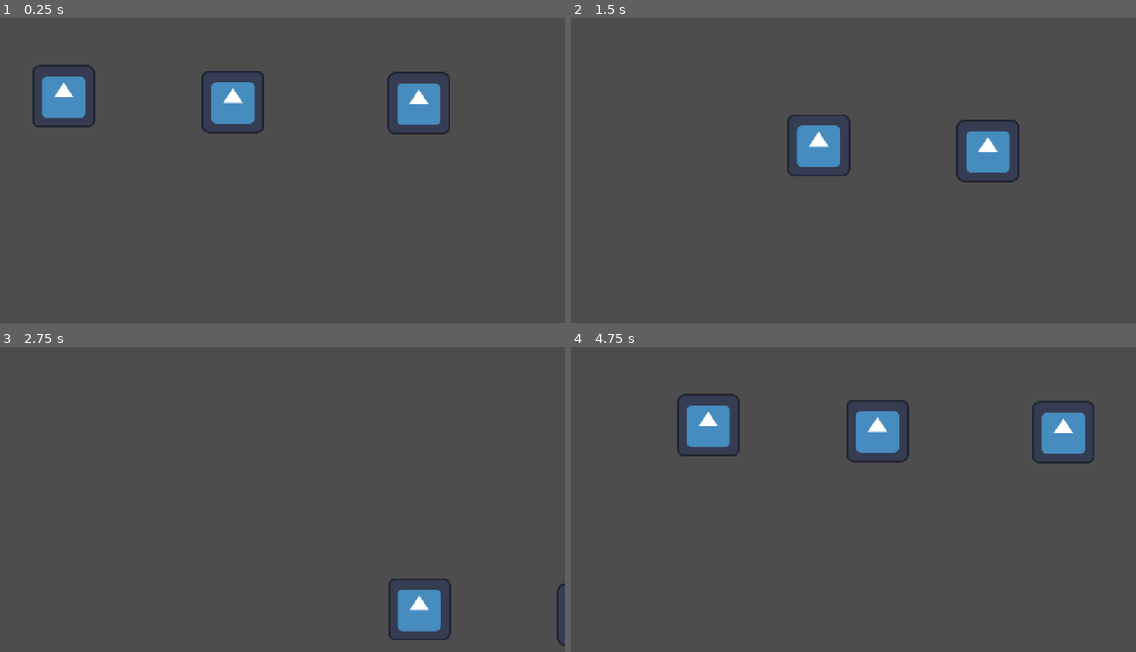
Above: before the commit, frames 1-4 (two rows, left to right).
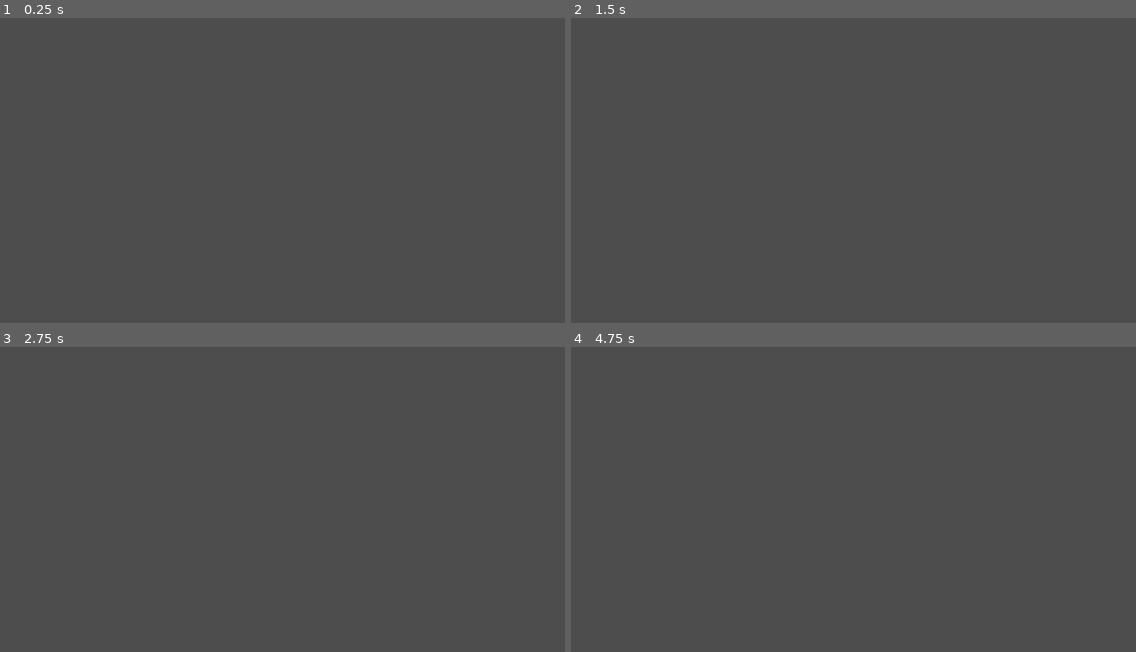
Above: after the commit, the same moments.

Repository: tszyana/SenselessChefs
Game: Godot game, scene res://scenes/kitchen.tscn
Two runs of this game, one before a commit and one after it. Both use one fixed random seed, a clock stepped at 60 frames per second and the inputs below. This scene is started directly instead of the project's main scene. The engine's default icon, where the game draws it, is replaced by a stand-in: a white triangle on a blue panel in a dark square.
Inputs:
- Up to frame 1 (0.25 s): no input
- Up to frame 2 (1.5 s): hold Right (right) 0.53-1.28 s; hold S (down) from 1.28 s (still down)
- Up to frame 3 (2.75 s): release S (down) at 2.03 s; hold Right (right) from 2.03 s (still down)
- Up to frame 4 (4.75 s): release Right (right) at 2.78 s; hold Up (up) 2.78-3.53 s; hold Left (left) from 3.53 s (still down)

The runs differ from the first frame. In frame 1, 4.0% of the frame differs, in the area x 5-80%, y 15-39%; in frame 2, 2.7%; in frame 3, 1.4%; in frame 4, 4.0%, in the area x 18-93%, y 15-39%.

Commit message:
removed extra main node why is it there

Diff:
--- a/scenes/kitchen.tscn
+++ b/scenes/kitchen.tscn
@@ -7,16 +7,13 @@
 
 [node name="Main" type="Node2D" unique_id=1947100178]
 
-[node name="Players" type="Node2D" parent="." unique_id=1076948618]
+[node name="Players" type="Node2D" parent="." unique_id=1408460873]
 
 [node name="MutePlayer" parent="Players" unique_id=102776357 instance=ExtResource("1_01sk3")]
-position = Vector2(130, 160)
 
-[node name="DeafPlayer" parent="Players" unique_id=1240639144 instance=ExtResource("2_jtesv")]
-position = Vector2(854, 174)
+[node name="DeafPlayer" parent="Players" unique_id=1982512972 instance=ExtResource("2_jtesv")]
 
-[node name="BlindPlayer" parent="Players" unique_id=1041076819 instance=ExtResource("3_c621a")]
-position = Vector2(475, 171)
+[node name="BlindPlayer" parent="Players" unique_id=1426497895 instance=ExtResource("3_c621a")]
 
 [node name="Control" type="Control" parent="." unique_id=751850616]
 layout_mode = 3
--- a/scenes/main.tscn
+++ /dev/null
@@ -1,15 +0,0 @@
-[gd_scene format=3 uid="uid://ccqr3grqb88i6"]
-
-[ext_resource type="PackedScene" uid="uid://bkrucl6g84xoa" path="res://scenes/player_mute.tscn" id="1_sugp2"]
-[ext_resource type="PackedScene" uid="uid://de2ugp7o5yyaa" path="res://scenes/player_deaf.tscn" id="2_jyhfs"]
-[ext_resource type="PackedScene" uid="uid://bn2k5w2cgyjes" path="res://scenes/player_blind.tscn" id="3_tbgi4"]
-
-[node name="Main" type="Node2D" unique_id=1947100178]
-
-[node name="Players" type="Node2D" parent="." unique_id=1076948618]
-
-[node name="MutePlayer" parent="Players" unique_id=102776357 instance=ExtResource("1_sugp2")]
-
-[node name="DeafPlayer" parent="Players" unique_id=1240639144 instance=ExtResource("2_jyhfs")]
-
-[node name="BlindPlayer" parent="Players" unique_id=1041076819 instance=ExtResource("3_tbgi4")]
Not shown: 1 places in scenes/kitchen.tscn that only renumber resources
